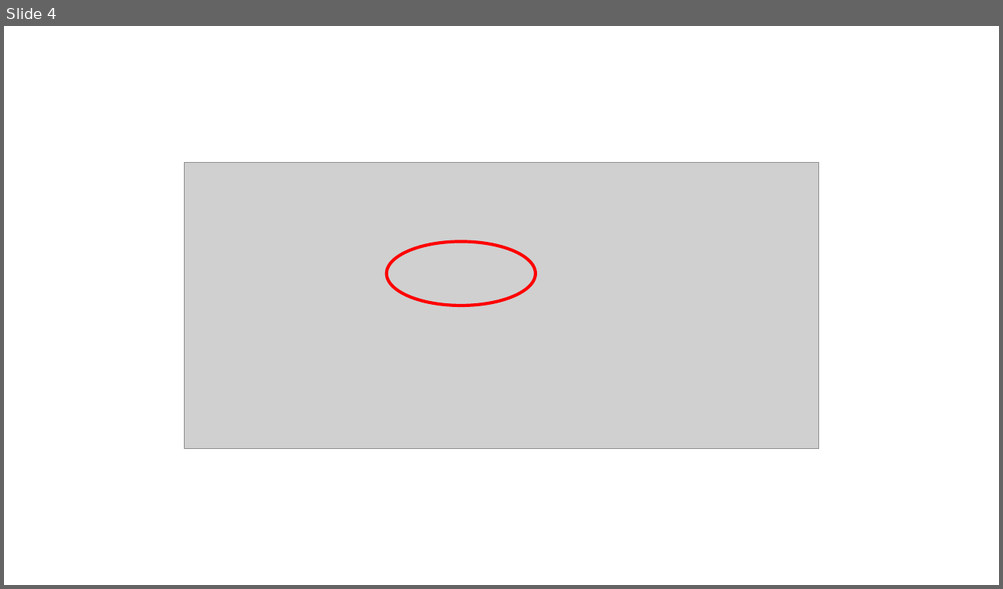
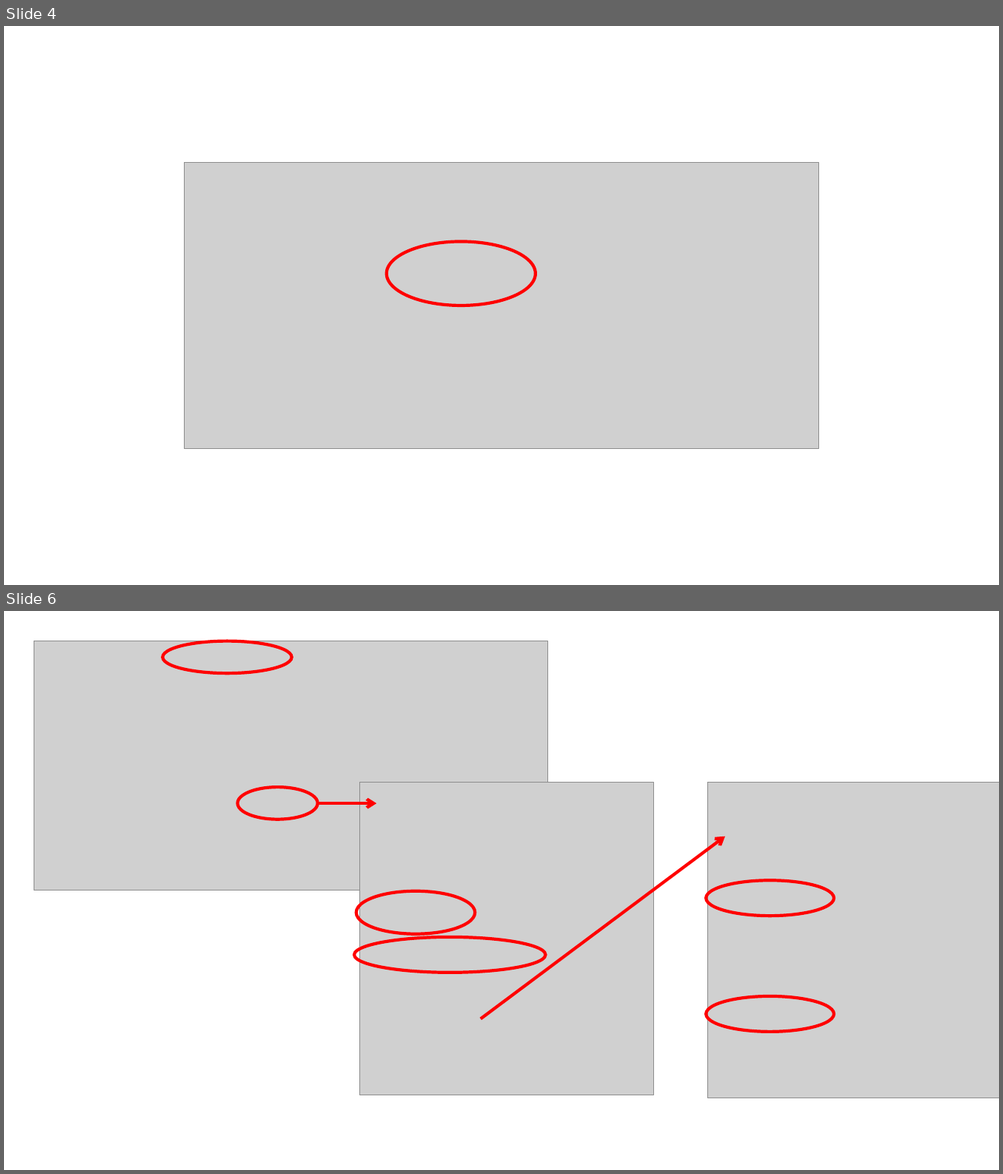
Before and after one commit to ayuina/azure-simple-serverless-webapp, a slide deck: images/figures.pptx. Shown one above the other, each under a label of ours: slide 4 before the commit, slides 4 and 6 after it; the slides between them are not shown. The pictures are 1003x589 and 1003x1174 pixels, drawn with LibreOffice and Linux fonts; fonts in the diff are those of the drawing; grey boxes stand for pictures. Boxes give left, top, right and bottom in pixels: in the first picture for what was removed or moved away, otherwise in the second. Text is boxed around its words. In the diff, an @@ line names an element or a change of style, - is before the commit and + after.

```diff
--- a/images/figures.pptx
+++ b/images/figures.pptx
@@ slide 6 added at [4,611,999,1170], background #FFFFFF @@
@@ picture added at [34,641,548,891] @@
@@ ellipse added at [163,641,292,673], outline #FF0000 3 pt @@
@@ ellipse added at [238,787,317,819], outline #FF0000 3 pt @@
@@ picture added at [360,783,653,1096] @@
@@ picture added at [708,783,999,1098] @@
@@ arrow added from (318, 803) to (376, 803), #FF0000 3 pt @@
@@ arrow added from (481, 1019) to (725, 836), #FF0000 3 pt @@
@@ ellipse added at [356,891,475,935], outline #FF0000 3 pt @@
@@ ellipse added at [706,880,834,916], outline #FF0000 3 pt @@
@@ ellipse added at [354,937,545,973], outline #FF0000 3 pt @@
@@ ellipse added at [706,997,834,1033], outline #FF0000 3 pt @@
```
Also in this commit, not shown: 3 other slides added, 1 slide removed, 2 other files.
